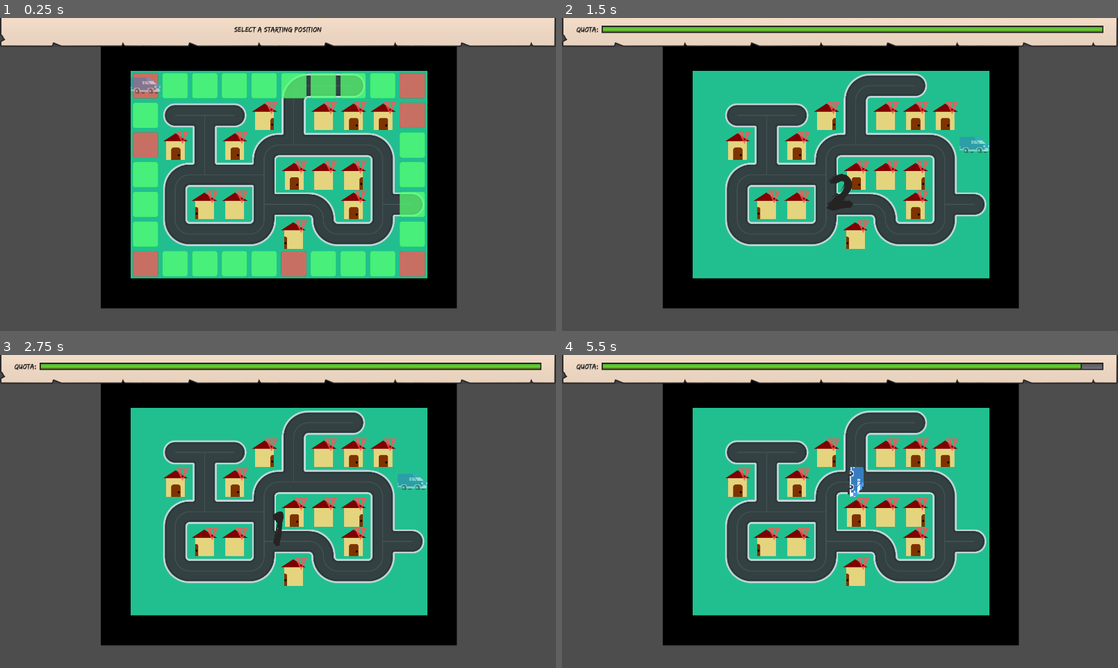
Above: before the commit, frames 1-4 (two rows, left to right).
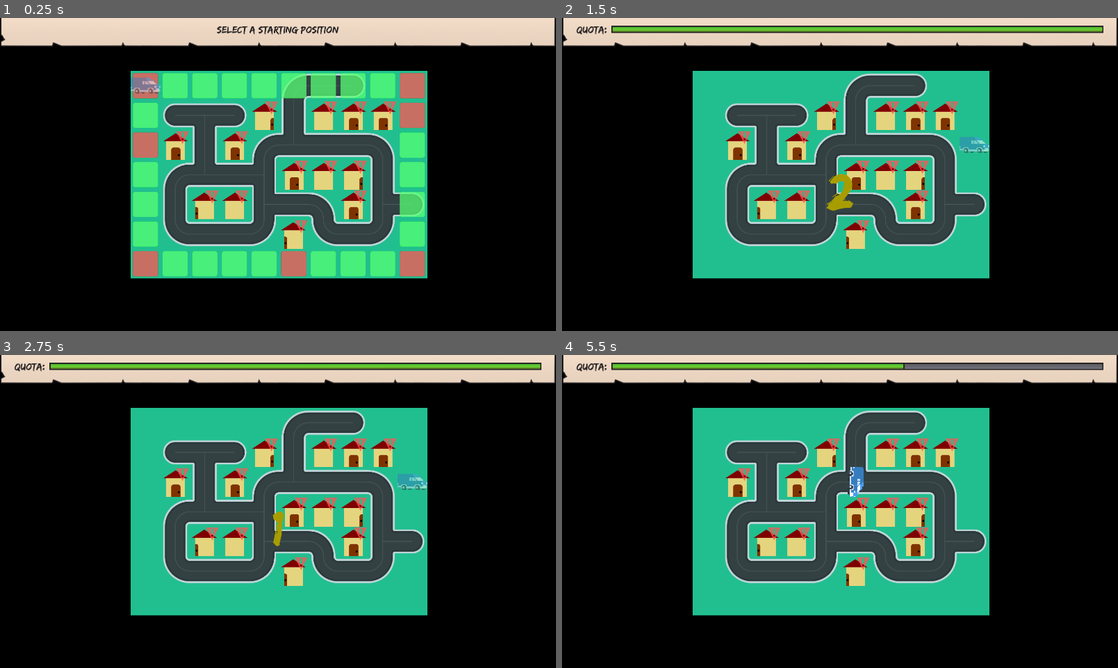
Above: after the commit, the same moments.

Repository: DamienKusters/gmtk2026jam
Game: Godot game, scene res://nodes/game.tscn
The game is run twice, just before and just after one commit, with the same random seed, the same clock (stepped at 60 frames per second) and the same inputs. The engine's default icon, where the game draws it, is replaced by a stand-in: a white triangle on a blue panel in a dark square.
Inputs (mouse positions are in pixels of both pictures, inside the frame that each line leads up to):
- Up to frame 1 (0.25 s): no input
- Up to frame 2 (1.5 s): tap Enter at 0.5 s; move the mouse to (962, 158) at 0.52 s; hold D (right) 0.53-1.28 s; click (962, 158) at 0.6 s; move the mouse to (728, 190) at 1.27 s; hold S (down) from 1.28 s (still down); click (728, 190) at 1.35 s
- Up to frame 3 (2.75 s): tap Space at 2 s; move the mouse to (333, 442) at 2.02 s; release S (down) at 2.03 s; hold D (right) from 2.03 s (still down); click (333, 442) at 2.1 s
- Up to frame 4 (5.5 s): tap Enter at 2.75 s; move the mouse to (812, 574) at 2.77 s; release D (right) at 2.78 s; hold W (up) 2.78-3.53 s; click (812, 574) at 2.85 s; tap Space at 3.5 s; move the mouse to (1006, 558) at 3.52 s; hold A (left) 3.53-5.03 s; click (1006, 558) at 3.6 s; move the mouse to (673, 464) at 4.27 s; click (673, 464) at 4.35 s; move the mouse to (867, 511) at 5.02 s; hold S (down) from 5.03 s (still down); click (867, 511) at 5.1 s

The runs differ from the first frame. In frame 1, 38% of the frame differs, in the area x 0-100%, y 0-100%; in frame 2, 38%; in frame 3, 38%; in frame 4, 38%.

Commit message:
feat: Responsive delivering

Diff:
--- a/nodes/game.gd
+++ b/nodes/game.gd
@@ -1 +1,4 @@
 extends Node2D
+
+func _ready() -> void:
+	RenderingServer.set_default_clear_color(Color.BLACK)
--- a/nodes/ui/popups/game_results/game_results.tscn
+++ b/nodes/ui/popups/game_results/game_results.tscn
@@ -36,6 +36,7 @@
 
 [node name="Label" type="Label" parent="HBoxContainer" unique_id=896722115]
 layout_mode = 2
+theme_override_colors/font_color = Color(0.38114592, 0.58460814, 0.21648473, 1)
 text = "208"
 
 [node name="Padding2" type="Control" parent="." unique_id=1279528657]
--- a/nodes/ui/popups/upgrades/upgrades.tscn
+++ b/nodes/ui/popups/upgrades/upgrades.tscn
@@ -31,6 +31,7 @@
 
 [node name="Label" type="Label" parent="HBoxContainer" unique_id=381408857]
 layout_mode = 2
+theme_override_colors/font_color = Color(0.38039216, 0.58431375, 0.21568628, 1)
 text = "208"
 
 [node name="HBoxContainer2" type="HBoxContainer" parent="." unique_id=1284032578]
--- a/nodes/ui/theme.tres
+++ b/nodes/ui/theme.tres
@@ -54,7 +54,7 @@
 Button/styles/normal = SubResource("StyleBoxTexture_ogq8d")
 Button/styles/pressed = SubResource("StyleBoxTexture_eg0p3")
 Label/colors/font_color = Color(0.14901961, 0.13725491, 0.13725491, 1)
-Label/font_sizes/font_size = 25
+Label/font_sizes/font_size = 35
 Label/fonts/font = ExtResource("1_aldpr")
 ProgressBar/styles/background = SubResource("StyleBoxTexture_7idfb")
 ProgressBar/styles/fill = SubResource("StyleBoxTexture_ubvaf")
--- a/nodes/ui/ui.tscn
+++ b/nodes/ui/ui.tscn
@@ -91,6 +91,7 @@
 anchor_bottom = 1.0
 grow_horizontal = 2
 grow_vertical = 2
+theme_override_colors/font_color = Color(0.65882355, 0.6156863, 0, 1)
 theme_override_font_sizes/font_size = 180
 text = "3"
 horizontal_alignment = 1
--- a/nodes/van/van.gd
+++ b/nodes/van/van.gd
@@ -5,9 +5,9 @@
 signal quota_timer_depleted
 
 const MOVE_LENGTH := 128
-const QUOTA_TIMEOUT: float = 70 # DEBUG, put back on 7
+const QUOTA_TIMEOUT: float = 7
 const QUOTA_TIME_DECREASE: float = .5
-const QUOTA_MINUMUM_TIME: float = 1.5
+const QUOTA_MINUMUM_TIME: float = 1
 
 var movement_enabled := false
 var game_ended := true
@@ -56,9 +56,19 @@
 func set_direction(_direction: Vector2i) -> bool:
 	if (direction != _direction) and _direction in [Vector2i.UP,Vector2i.RIGHT,Vector2i.LEFT,Vector2i.DOWN]:
 		direction = _direction
+		_try_deliver_newspaper()
 		_set_texture_direction(_direction)
 		return true
+	_try_deliver_newspaper() # TODO, visually this looks weird because of the tweening but it is responsive
 	return false
+
+func _try_deliver_newspaper():
+	var next_tile_coords = location_normalized + direction
+	var next_tile = tilemap.get_tile_by_coords(next_tile_coords)
+	if tilemap.try_deliver_newspaper(next_tile_coords, next_tile, direction):
+		var timeout = _get_quota_timeout()
+		$QuotaTimer.start(timeout)
+		quota_timer_reset.emit(timeout)
 
 func _set_texture_direction(key: Vector2i):
 	var atlas: AtlasTexture = $Sprite2D.texture
@@ -70,10 +80,7 @@
 		return
 	var next_tile_coords = location_normalized + direction
 	var next_tile = tilemap.get_tile_by_coords(next_tile_coords)
-	if tilemap.try_deliver_newspaper(next_tile_coords, next_tile, direction):
-		var timeout = _get_quota_timeout()
-		$QuotaTimer.start(timeout)
-		quota_timer_reset.emit(timeout)
+	_try_deliver_newspaper()
 
 	if next_tile["inaccessable"] or next_tile["land_block"]:
 		move_blocked = true
